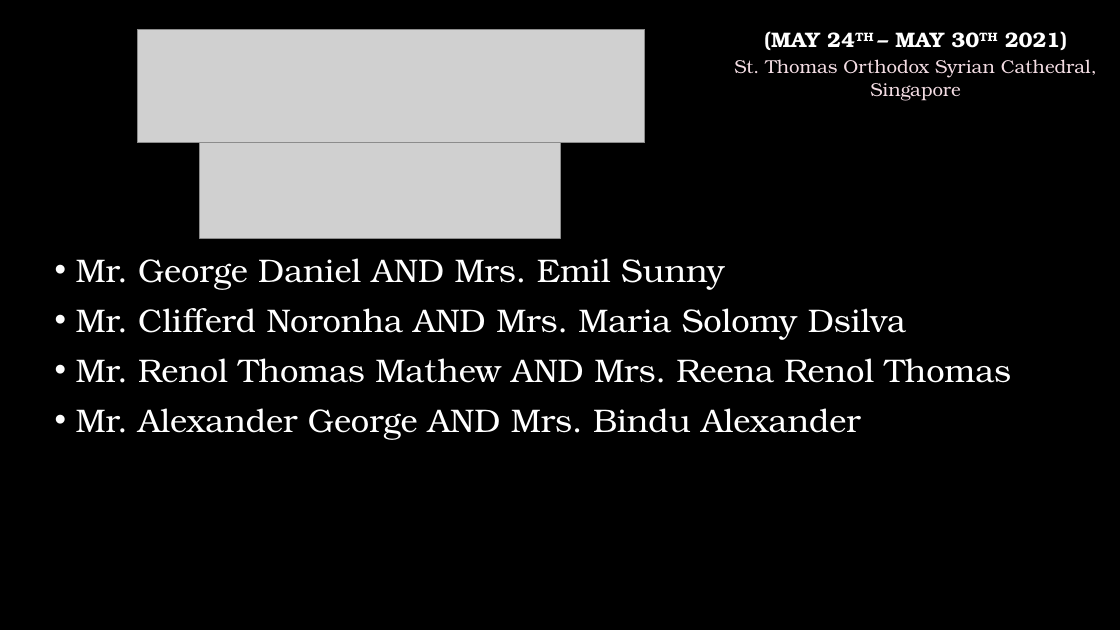
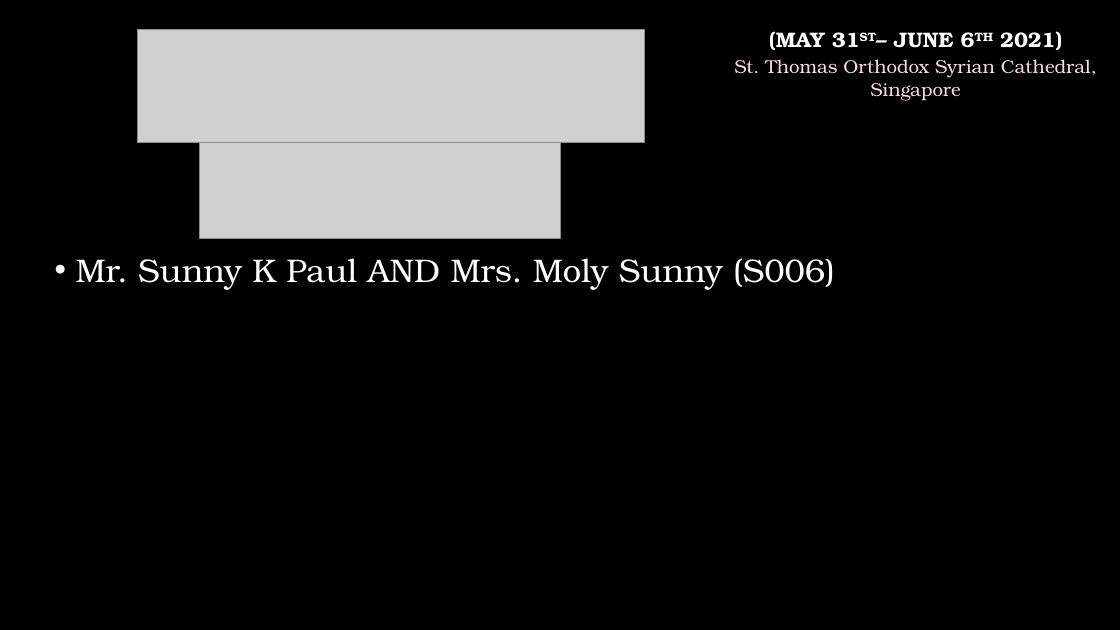
Before and after one commit to stoscsg/openlp-data, a slide deck: slide 4 of stosc_services/PPT/Birthday & Anniversaries.pptx. Drawn at 1120x630 pixels with LibreOffice and Linux fonts; fonts in the diff are those of the drawing; grey boxes stand for pictures; background and template pictures are left out. Boxes give left, top, right and bottom in pixels: in the first picture for what was removed or moved away, otherwise in the second. Text is boxed around its words. In the diff, an @@ line names an element or a change of style, - is before the commit and + after.

```diff
--- a/stosc_services/PPT/Birthday & Anniversaries.pptx
+++ b/stosc_services/PPT/Birthday & Anniversaries.pptx
@@ text at <box>769,31,1062,50</box>: text changed @@
-(MAY 24TH – MAY 30TH 2021)
+(MAY 31ST– JUNE 6TH 2021)
@@ text at <box>76,258,835,290</box>: text changed @@
-• Mr. George Daniel AND Mrs. Emil Sunny
-• Mr. Clifferd Noronha AND Mrs. Maria Solomy Dsilva
-• Mr. Renol Thomas Mathew AND Mrs. Reena Renol Thomas
-• Mr. Alexander George AND Mrs. Bindu Alexander
+• Mr. Sunny K Paul AND Mrs. Moly Sunny (S006)
```
Also in this commit, not shown: 2 other slides changed.
